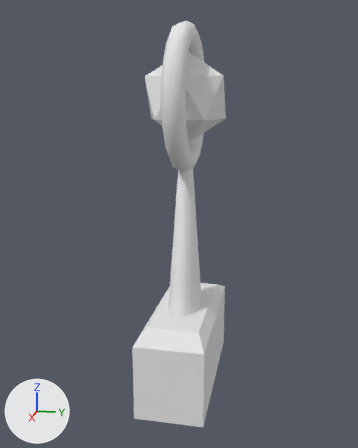
The OBJ model Assets/Models/temple.obj: old version first, new version second.
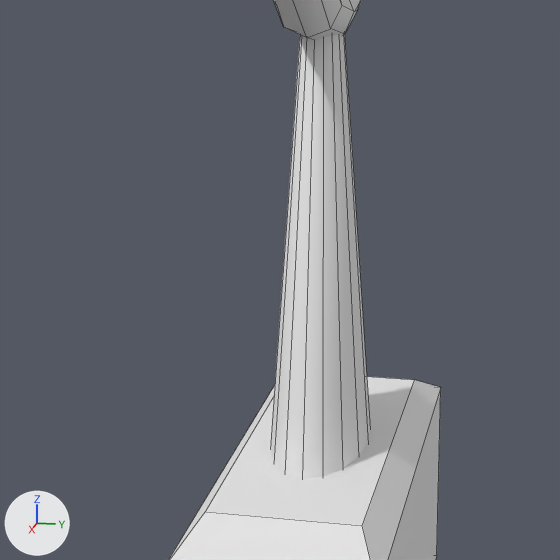
Each version is shown whole from a 50 mm camera at (11.43, 2.13, 5.9) aimed at (0.09, -0.14, 3.07), then close up on the part from 22% to 74% of the width and 35% to 77% of the height. Lighting does not change. The marker at lower left points along +X, +Y and +Z. The close-ups show mesh edges as thin lines. Where no turn or scale is listed for an object, it has been applied to the vertices.
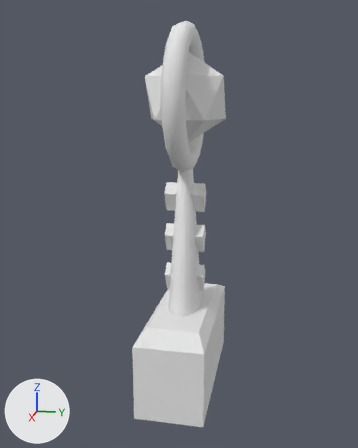
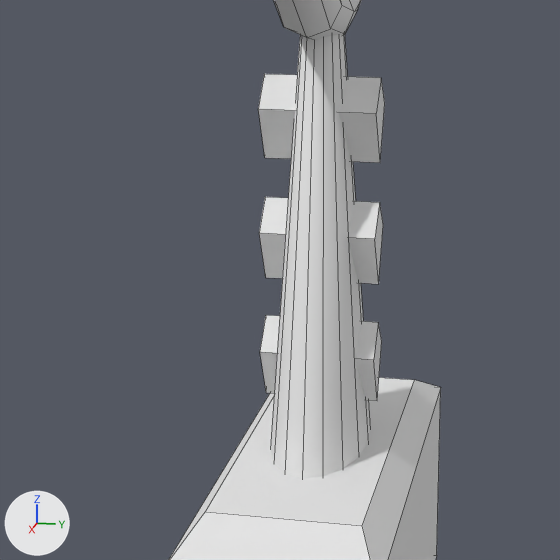
Commit message: Temple improvements

Boxes [x1, y1, x2, y2] around the edits, measured in the close-ups (560 x 560 px):
'cube5', added: after [258, 74, 385, 163]
'cube5_copy6', added: after [259, 197, 383, 284]
'cube5_copy7', added: after [260, 315, 382, 401]

Edits to the bpy script that builds the scene:
```text
Add me_cube5_copy7:
    me_cube5_copy7.from_pydata([(0.0, -0.466, 1.373), (-0.225, -0.466, 1.81), (0.0, -0.466, 2.051), (0.225, -0.466, 1.81), (0.0, 0.466, 1.373), (-0.225, 0.466, 1.81), (0.0, 0.466, 2.051), (0.225, 0.466, 1.81)], [], [(0, 3, 2, 1), (5, 6, 7, 4), (1, 5, 4, 0), (3, 7, 6, 2), (0, 4, 7, 3), (2, 6, 5, 1)])
    me_cube5_copy7.materials.append(mat_default)  # white #e7e7e7
Add me_cube5_copy6:
    me_cube5_copy6.from_pydata([(0.0, -0.466, 2.373), (-0.225, -0.466, 2.81), (0.0, -0.466, 3.051), (0.225, -0.466, 2.81), (0.0, 0.466, 2.373), (-0.225, 0.466, 2.81), (0.0, 0.466, 3.051), (0.225, 0.466, 2.81)], [], [(0, 3, 2, 1), (5, 6, 7, 4), (1, 5, 4, 0), (3, 7, 6, 2), (0, 4, 7, 3), (2, 6, 5, 1)])
    me_cube5_copy6.materials.append(mat_default)  # white #e7e7e7
Add me_cube5:
    me_cube5.from_pydata([(0.0, -0.466, 3.373), (-0.225, -0.466, 3.81), (0.0, -0.466, 4.051), (0.225, -0.466, 3.81), (0.0, 0.466, 3.373), (-0.225, 0.466, 3.81), (0.0, 0.466, 4.051), (0.225, 0.466, 3.81)], [], [(0, 3, 2, 1), (5, 6, 7, 4), (1, 5, 4, 0), (3, 7, 6, 2), (0, 4, 7, 3), (2, 6, 5, 1)])
    me_cube5.materials.append(mat_default)  # white #e7e7e7
Add ob_cube5_copy7:
    ob_cube5_copy7 = bpy.data.objects.new('cube5_copy7', me_cube5_copy7)
    ob_cube5_copy7.location = (0.0, 0.0, 0.0)
Add ob_cube5_copy6:
    ob_cube5_copy6 = bpy.data.objects.new('cube5_copy6', me_cube5_copy6)
    ob_cube5_copy6.location = (0.0, 0.0, 0.0)
Add ob_cube5:
    ob_cube5 = bpy.data.objects.new('cube5', me_cube5)
    ob_cube5.location = (0.0, 0.0, 0.0)
```
